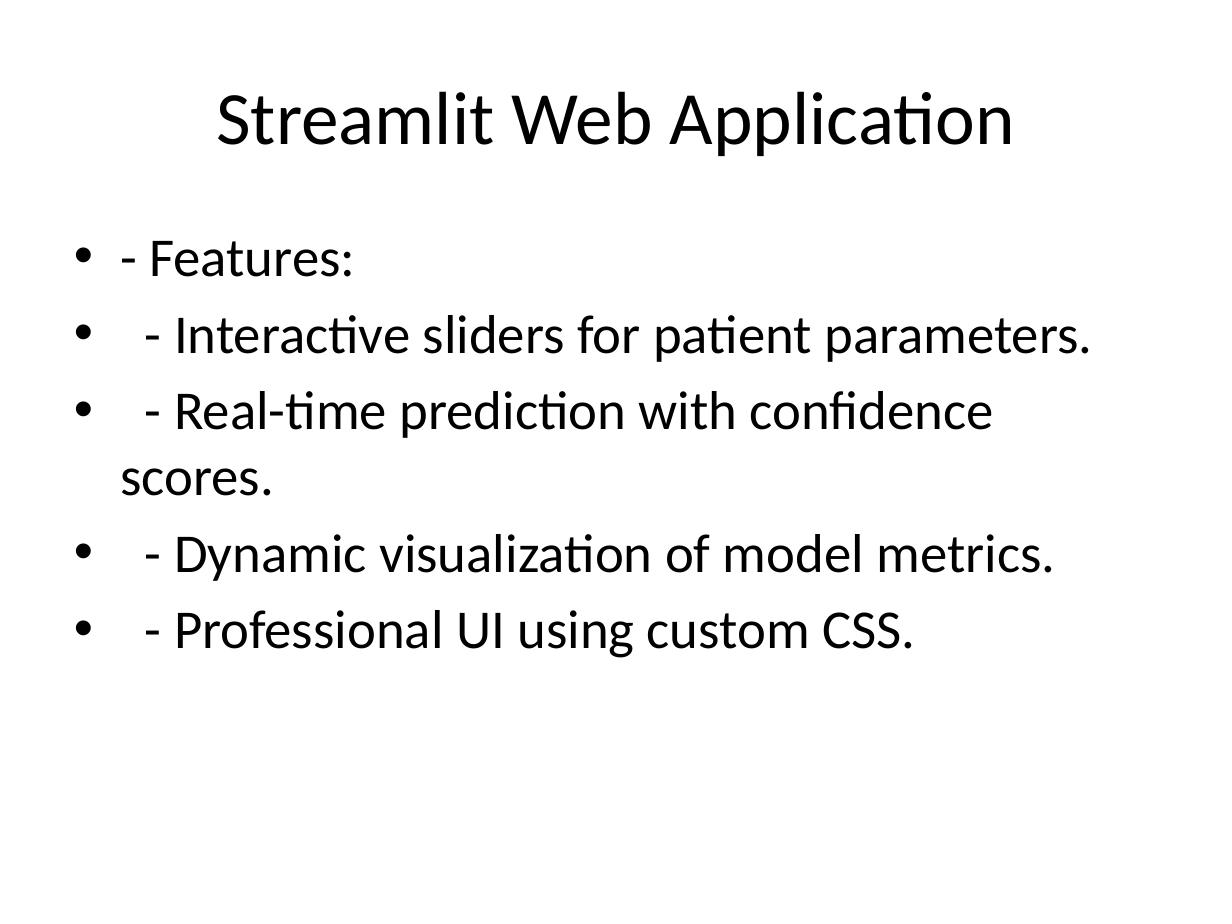
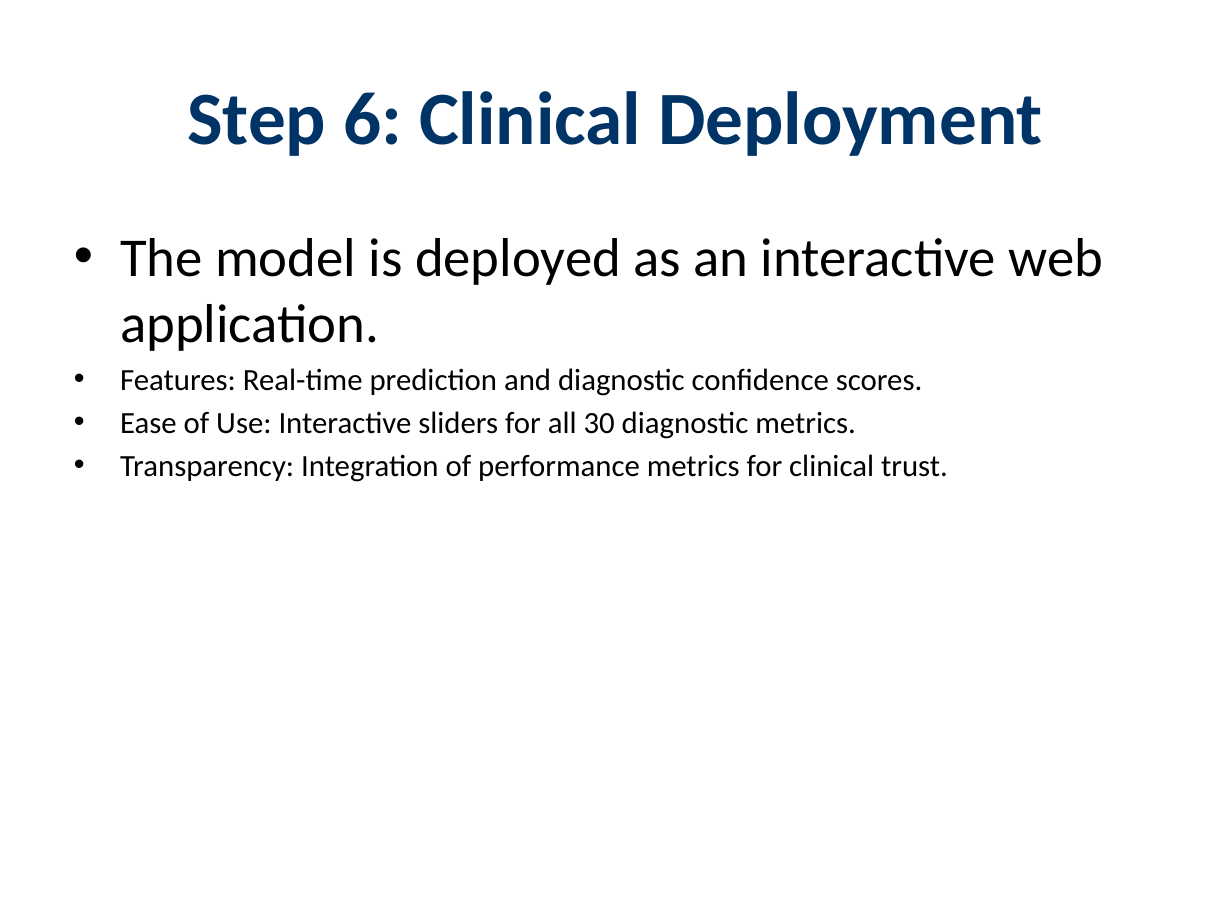
Before and after one commit to azharhussaincs/Breast-Cancer, a slide deck: slide 13 of presentation.pptx (slide 9 before the commit). Drawn at 1232x924 pixels with LibreOffice and Linux fonts; fonts in the diff are those of the drawing. Boxes give left, top, right and bottom in pixels: in the first picture for what was removed or moved away, otherwise in the second. Text is boxed around its words. In the diff, an @@ line names an element or a change of style, - is before the commit and + after.

```diff
--- a/presentation.pptx
+++ b/presentation.pptx
@@ title at (x1=187, y1=91, x2=1043, y2=156): text changed; text colour #000000 to #003366; bold on @@
-Streamlit Web Application
+Step 6: Clinical Deployment
@@ text at (x1=120, y1=238, x2=1103, y2=482): text changed; size 32 to 18 pt @@
-• - Features:
-• - Interactive sliders for patient parameters.
-• - Real-time prediction with confidence scores.
-• - Dynamic visualization of model metrics.
-• - Professional UI using custom CSS.
+• The model is deployed as an interactive web application.
+• Features: Real-time prediction and diagnostic confidence scores.
+• Ease of Use: Interactive sliders for all 30 diagnostic metrics.
+• Transparency: Integration of performance metrics for clinical trust.
```
Also in this commit, not shown: 7 other slides changed, 6 slides added, 2 slides removed, 1 other file.
